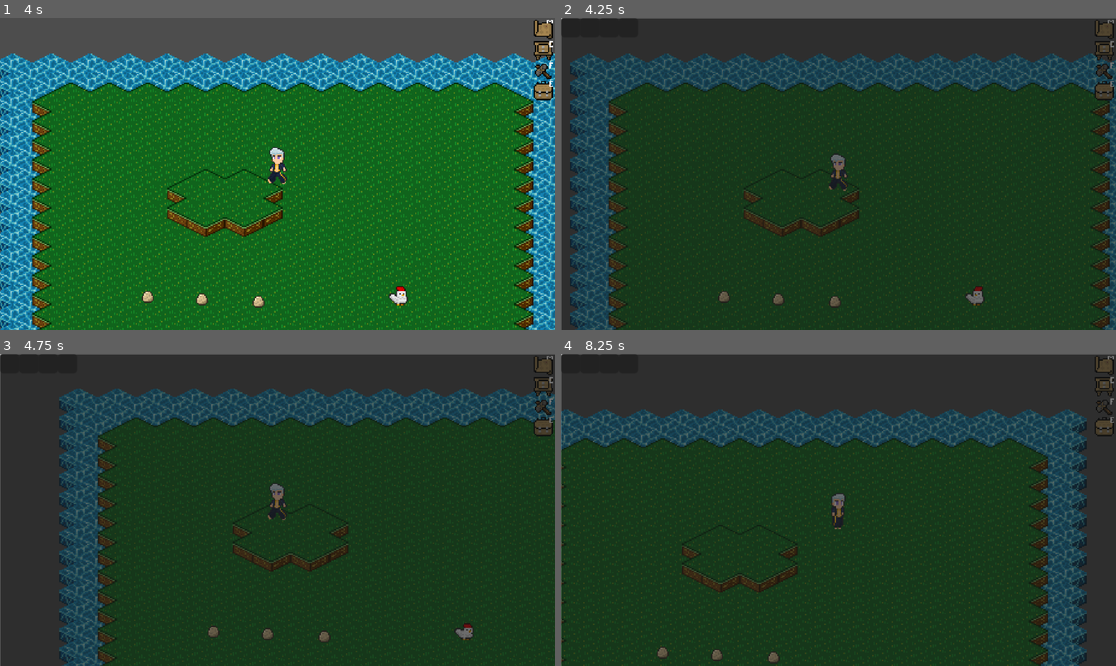
Above: before the commit, frames 1-4 (two rows, left to right).
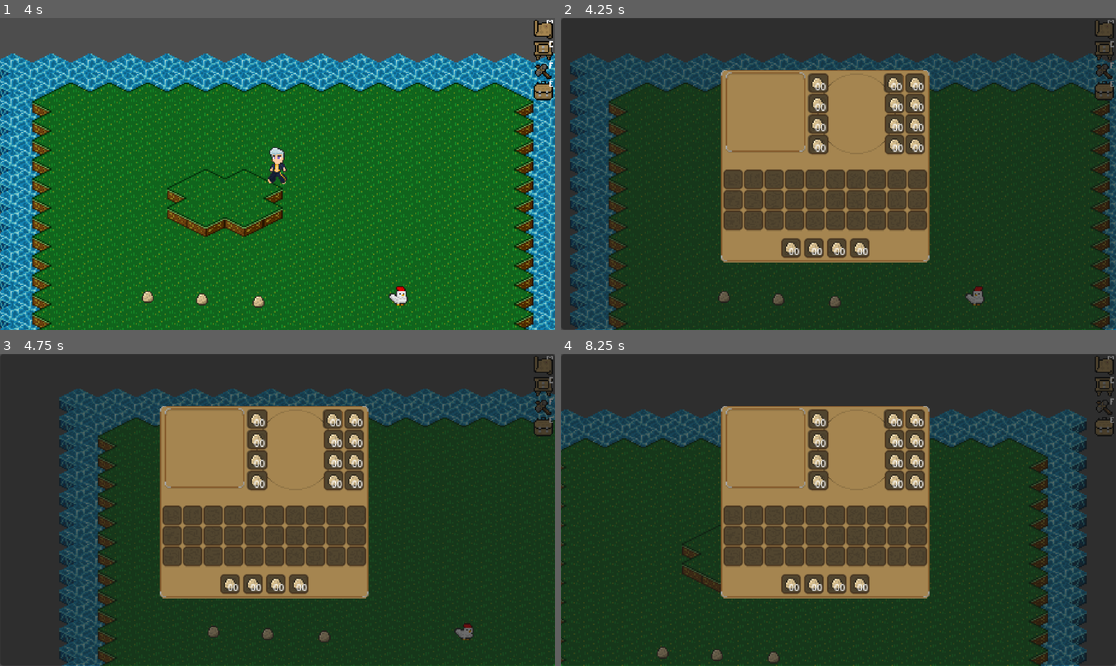
Above: after the commit, the same moments.

Repository: antth-Luca/godot-Celestia
Game: Godot game, scene res://components/levels/world.tscn
Two runs of this game, one before a commit and one after it. Both use one fixed random seed, a clock stepped at 60 frames per second and the inputs below.
Inputs:
- Up to frame 1 (4 s): tap Enter (ui_accept) at 0.5, 0.77, 1.52, 3.02, 3.77 s; hold Right (ui_right) 0.53-1.28 s; hold Down (ui_down) 1.28-2.03 s; hold Right (ui_right) 2.03-2.78 s; hold Up (ui_up) 2.78-3.53 s; hold Left (ui_left) from 3.53 s (still down)
- Up to frame 2 (4.25 s): keep holding Left (ui_left); tap E (ui_inventory) at 4.15 s
- Up to frame 3 (4.75 s): keep holding Left (ui_left); tap Enter (ui_accept) at 4.52 s
- Up to frame 4 (8.25 s): release Left (ui_left) at 5.03 s; hold Down (ui_down) 5.03-5.78 s; hold Right (ui_right) 5.78-6.53 s; tap Enter (ui_accept) at 6.02, 6.77, 7.52 s; hold Up (ui_up) 6.53-7.28 s; hold Right (ui_right) 7.28-8.03 s; hold Down (ui_down) from 8.03 s (still down)

Frame 1 is identical in both runs. In frame 2, 23% of the frame differs, in the area x 0-100%, y 0-100%; in frame 3, 23%; in frame 4, 23%.

Commit message:
UI do inventário: Ok!

Diff:
--- a/game/Celestia/components/entities/players/inventory/inventory.tscn
+++ /dev/null
@@ -1,32 +0,0 @@
-[gd_scene load_steps=3 format=3 uid="uid://bg80xl40o12ml"]
-
-[ext_resource type="Script" uid="uid://duag1ks07egki" path="res://components/entities/players/inventory/inventory.gd" id="1_fhsvu"]
-[ext_resource type="PackedScene" uid="uid://h11osunbmsip" path="res://components/entities/players/inventory/slot.tscn" id="2_nwxv2"]
-
-[node name="Inventory" type="ItemList"]
-visible = false
-anchors_preset = 15
-anchor_right = 1.0
-anchor_bottom = 1.0
-grow_horizontal = 2
-grow_vertical = 2
-scale = Vector2(2.5, 2.5)
-script = ExtResource("1_fhsvu")
-
-[node name="Slot1" parent="." instance=ExtResource("2_nwxv2")]
-layout_mode = 0
-
-[node name="Slot2" parent="." instance=ExtResource("2_nwxv2")]
-layout_mode = 0
-offset_left = 16.0
-offset_right = 32.0
-
-[node name="Slot3" parent="." instance=ExtResource("2_nwxv2")]
-layout_mode = 0
-offset_left = 32.0
-offset_right = 48.0
-
-[node name="Slot4" parent="." instance=ExtResource("2_nwxv2")]
-layout_mode = 0
-offset_left = 48.0
-offset_right = 64.0
--- a/game/Celestia/components/items/abstract_item.gd
+++ b/game/Celestia/components/items/abstract_item.gd
@@ -19,7 +19,7 @@
 		)
 		await follow_tween.finished
 		var data_item = DataRegister.ITEMS[item_id]
-		var is_add_item: bool = get_parent().find_child("Inventory").add_item_to_invent(
+		var is_add_item: bool = get_parent().find_child("BackpackSlots").add_item_to_invent(
 			BaseItem.new(
 				data_item.item_name,
 				data_item.icon_name,
--- a/game/Celestia/components/levels/world.tscn
+++ b/game/Celestia/components/levels/world.tscn
@@ -1,11 +1,10 @@
-[gd_scene load_steps=8 format=4 uid="uid://dnha7l542riug"]
+[gd_scene load_steps=7 format=4 uid="uid://dnha7l542riug"]
 
 [ext_resource type="PackedScene" uid="uid://5u1bok7ay85u" path="res://components/entities/players/player.tscn" id="1_i5x7m"]
 [ext_resource type="TileSet" uid="uid://c8kmts0lbhm6c" path="res://components/levels/water_tile_layer.tres" id="1_irhby"]
 [ext_resource type="TileSet" uid="uid://dgvgpoe2lbrqa" path="res://components/levels/land_tile_layer.tres" id="2_7obii"]
 [ext_resource type="PackedScene" uid="uid://b1lu1250qk75w" path="res://components/entities/animals/chicken.tscn" id="4_7obii"]
-[ext_resource type="PackedScene" uid="uid://bg80xl40o12ml" path="res://components/entities/players/inventory/inventory.tscn" id="5_ifgvi"]
-[ext_resource type="PackedScene" uid="uid://02ml4phlil6d" path="res://components/ui/HUD.tscn" id="6_xmg66"]
+[ext_resource type="PackedScene" uid="uid://lv768o4g6j4a" path="res://components/ui/ui.tscn" id="5_ifgvi"]
 [ext_resource type="PackedScene" uid="uid://ek4px0gc3xn3" path="res://components/items/abstract_item.tscn" id="7_xmg66"]
 
 [node name="World" type="Node2D"]
@@ -30,11 +29,7 @@
 WATER_LAYER_PATH = NodePath("../Water")
 LAND_LAYER_PATH = NodePath("../Land1")
 
-[node name="UI" type="CanvasLayer" parent="."]
-
-[node name="HUD" parent="UI" instance=ExtResource("6_xmg66")]
-
-[node name="Inventory" parent="UI" instance=ExtResource("5_ifgvi")]
+[node name="UI" parent="." instance=ExtResource("5_ifgvi")]
 
 [node name="AbstractItem1" parent="." instance=ExtResource("7_xmg66")]
 position = Vector2(-112, 66)
--- /dev/null
+++ b/game/Celestia/components/ui/full_inventory.tscn
@@ -0,0 +1,381 @@
+[gd_scene load_steps=4 format=3 uid="uid://dkwwfpeltlwt4"]
+
+[ext_resource type="Texture2D" uid="uid://dqp7mtap7wh1y" path="res://assets/ui/all_inventory.png" id="1_eqb5n"]
+[ext_resource type="PackedScene" uid="uid://h11osunbmsip" path="res://components/ui/slot.tscn" id="2_rt0bc"]
+[ext_resource type="Script" uid="uid://duag1ks07egki" path="res://components/ui/inventory_manager.gd" id="3_w4lmk"]
+
+[node name="FullInventory" type="Panel"]
+visible = false
+anchors_preset = 15
+anchor_right = 1.0
+anchor_bottom = 1.0
+offset_right = -691.0
+offset_bottom = -389.0
+grow_horizontal = 2
+grow_vertical = 2
+scale = Vector2(2.5, 2.5)
+size_flags_horizontal = 4
+size_flags_vertical = 4
+
+[node name="Sprite" type="Sprite2D" parent="."]
+position = Vector2(219.4, 123.2)
+texture = ExtResource("1_eqb5n")
+
+[node name="EquipSlots" type="Control" parent="."]
+layout_mode = 1
+anchors_preset = 15
+anchor_right = 1.0
+anchor_bottom = 1.0
+offset_left = 132.4
+offset_top = 43.2
+offset_right = 132.4
+offset_bottom = 43.2
+grow_horizontal = 2
+grow_vertical = 2
+
+[node name="HeadSlot" parent="EquipSlots" instance=ExtResource("2_rt0bc")]
+layout_mode = 2
+offset_left = 73.0
+offset_top = 3.0
+offset_right = 90.0
+offset_bottom = 19.0
+
+[node name="ChestSlot" parent="EquipSlots" instance=ExtResource("2_rt0bc")]
+layout_mode = 2
+offset_left = 73.0
+offset_top = 20.0
+offset_right = 90.0
+offset_bottom = 36.0
+
+[node name="LegSlot" parent="EquipSlots" instance=ExtResource("2_rt0bc")]
+layout_mode = 2
+offset_left = 73.0
+offset_top = 37.0
+offset_right = 90.0
+offset_bottom = 53.0
+
+[node name="FootSlot" parent="EquipSlots" instance=ExtResource("2_rt0bc")]
+layout_mode = 2
+offset_left = 73.0
+offset_top = 54.0
+offset_right = 90.0
+offset_bottom = 70.0
+
+[node name="AmmoSlots" type="Control" parent="."]
+anchors_preset = 0
+offset_left = 132.4
+offset_top = 43.2
+offset_right = 172.4
+offset_bottom = 83.2
+metadata/_edit_use_anchors_ = true
+
+[node name="Slot1" parent="AmmoSlots" instance=ExtResource("2_rt0bc")]
+layout_mode = 2
+offset_left = 136.0
+offset_top = 3.0
+offset_right = 152.0
+offset_bottom = 19.0
+
+[node name="Slot2" parent="AmmoSlots" instance=ExtResource("2_rt0bc")]
+layout_mode = 2
+offset_left = 154.0
+offset_top = 3.0
+offset_right = 170.0
+offset_bottom = 19.0
+
+[node name="Slot3" parent="AmmoSlots" instance=ExtResource("2_rt0bc")]
+layout_mode = 2
+offset_left = 137.0
+offset_top = 20.0
+offset_right = 153.0
+offset_bottom = 36.0
+
+[node name="Slot4" parent="AmmoSlots" instance=ExtResource("2_rt0bc")]
+layout_mode = 2
+offset_left = 154.0
+offset_top = 20.0
+offset_right = 170.0
+offset_bottom = 36.0
+
+[node name="Slot5" parent="AmmoSlots" instance=ExtResource("2_rt0bc")]
+layout_mode = 2
+offset_left = 137.0
+offset_top = 37.0
+offset_right = 153.0
+offset_bottom = 53.0
+
+[node name="Slot6" parent="AmmoSlots" instance=ExtResource("2_rt0bc")]
+layout_mode = 2
+offset_left = 154.0
+offset_top = 37.0
+offset_right = 170.0
+offset_bottom = 53.0
+
+[node name="Slot7" parent="AmmoSlots" instance=ExtResource("2_rt0bc")]
+layout_mode = 2
+offset_left = 137.0
+offset_top = 54.0
+offset_right = 153.0
+offset_bottom = 70.0
+
+[node name="Slot8" parent="AmmoSlots" instance=ExtResource("2_rt0bc")]
+layout_mode = 2
+offset_left = 154.0
+offset_top = 54.0
+offset_right = 170.0
+offset_bottom = 70.0
+
+[node name="BackpackSlots" type="Control" parent="."]
+anchors_preset = 0
+offset_left = 132.4
+offset_top = 43.2
+offset_right = 172.4
+offset_bottom = 83.2
+script = ExtResource("3_w4lmk")
+metadata/_edit_use_anchors_ = true
+
+[node name="Slot1" parent="BackpackSlots" instance=ExtResource("2_rt0bc")]
+layout_mode = 2
+offset_left = 3.0
+offset_top = 83.0
+offset_right = 19.0
+offset_bottom = 99.0
+
+[node name="Slot2" parent="BackpackSlots" instance=ExtResource("2_rt0bc")]
+layout_mode = 2
+offset_left = 20.0
+offset_top = 83.0
+offset_right = 36.0
+offset_bottom = 99.0
+
+[node name="Slot3" parent="BackpackSlots" instance=ExtResource("2_rt0bc")]
+layout_mode = 2
+offset_left = 37.0
+offset_top = 83.0
+offset_right = 53.0
+offset_bottom = 99.0
+
+[node name="Slot4" parent="BackpackSlots" instance=ExtResource("2_rt0bc")]
+layout_mode = 2
+offset_left = 54.0
+offset_top = 83.0
+offset_right = 70.0
+offset_bottom = 99.0
+
+[node name="Slot5" parent="BackpackSlots" instance=ExtResource("2_rt0bc")]
+layout_mode = 2
+offset_left = 71.0
+offset_top = 83.0
+offset_right = 87.0
+offset_bottom = 99.0
+
+[node name="Slot6" parent="BackpackSlots" instance=ExtResource("2_rt0bc")]
+layout_mode = 2
+offset_left = 88.0
+offset_top = 83.0
+offset_right = 104.0
+offset_bottom = 99.0
+
+[node name="Slot7" parent="BackpackSlots" instance=ExtResource("2_rt0bc")]
+layout_mode = 2
+offset_left = 105.0
+offset_top = 83.0
+offset_right = 121.0
+offset_bottom = 99.0
+
+[node name="Slot8" parent="BackpackSlots" instance=ExtResource("2_rt0bc")]
+layout_mode = 2
+offset_left = 122.0
+offset_top = 83.0
+offset_right = 138.0
+offset_bottom = 99.0
+
+[node name="Slot9" parent="BackpackSlots" instance=ExtResource("2_rt0bc")]
+layout_mode = 2
+offset_left = 139.0
+offset_top = 83.0
+offset_right = 155.0
+offset_bottom = 99.0
+
+[node name="Slot10" parent="BackpackSlots" instance=ExtResource("2_rt0bc")]
+layout_mode = 2
+offset_left = 156.0
+offset_top = 83.0
+offset_right = 172.0
+offset_bottom = 99.0
+
+[node name="Slot11" parent="BackpackSlots" instance=ExtResource("2_rt0bc")]
+layout_mode = 2
+offset_left = 3.0
+offset_top = 100.0
+offset_right = 19.0
+offset_bottom = 116.0
+
+[node name="Slot12" parent="BackpackSlots" instance=ExtResource("2_rt0bc")]
+layout_mode = 2
+offset_left = 20.0
+offset_top = 100.0
+offset_right = 36.0
+offset_bottom = 116.0
+
+[node name="Slot13" parent="BackpackSlots" instance=ExtResource("2_rt0bc")]
+layout_mode = 2
+offset_left = 37.0
+offset_top = 100.0
+offset_right = 53.0
+offset_bottom = 116.0
+
+[node name="Slot14" parent="BackpackSlots" instance=ExtResource("2_rt0bc")]
+layout_mode = 2
+offset_left = 54.0
+offset_top = 100.0
+offset_right = 70.0
+offset_bottom = 116.0
+
+[node name="Slot15" parent="BackpackSlots" instance=ExtResource("2_rt0bc")]
+layout_mode = 2
+offset_left = 71.0
+offset_top = 100.0
+offset_right = 87.0
+offset_bottom = 116.0
+
+[node name="Slot16" parent="BackpackSlots" instance=ExtResource("2_rt0bc")]
+layout_mode = 2
+offset_left = 88.0
+offset_top = 100.0
+offset_right = 104.0
+offset_bottom = 116.0
+
+[node name="Slot17" parent="BackpackSlots" instance=ExtResource("2_rt0bc")]
+layout_mode = 2
+offset_left = 105.0
+offset_top = 100.0
+offset_right = 121.0
+offset_bottom = 116.0
+
+[node name="Slot18" parent="BackpackSlots" instance=ExtResource("2_rt0bc")]
+layout_mode = 2
+offset_left = 122.0
+offset_top = 100.0
+offset_right = 138.0
+offset_bottom = 116.0
+
+[node name="Slot19" parent="BackpackSlots" instance=ExtResource("2_rt0bc")]
+layout_mode = 2
+offset_left = 139.0
+offset_top = 100.0
+offset_right = 155.0
+offset_bottom = 116.0
+
+[node name="Slot20" parent="BackpackSlots" instance=ExtResource("2_rt0bc")]
+layout_mode = 2
+offset_left = 156.0
+offset_top = 100.0
+offset_right = 172.0
+offset_bottom = 116.0
+
+[node name="Slot21" parent="BackpackSlots" instance=ExtResource("2_rt0bc")]
+layout_mode = 2
+offset_left = 3.0
+offset_top = 117.0
+offset_right = 19.0
+offset_bottom = 133.0
+
+[node name="Slot22" parent="BackpackSlots" instance=ExtResource("2_rt0bc")]
+layout_mode = 2
+offset_left = 20.0
+offset_top = 117.0
+offset_right = 36.0
+offset_bottom = 133.0
+
+[node name="Slot23" parent="BackpackSlots" instance=ExtResource("2_rt0bc")]
+layout_mode = 2
+offset_left = 37.0
+offset_top = 117.0
+offset_right = 53.0
+offset_bottom = 133.0
+
+[node name="Slot24" parent="BackpackSlots" instance=ExtResource("2_rt0bc")]
+layout_mode = 2
+offset_left = 54.0
+offset_top = 117.0
+offset_right = 70.0
+offset_bottom = 133.0
+
+[node name="Slot25" parent="BackpackSlots" instance=ExtResource("2_rt0bc")]
+layout_mode = 2
+offset_left = 71.0
+offset_top = 117.0
+offset_right = 87.0
+offset_bottom = 133.0
+
+[node name="Slot26" parent="BackpackSlots" instance=ExtResource("2_rt0bc")]
+layout_mode = 2
+offset_left = 88.0
+offset_top = 117.0
+offset_right = 104.0
+offset_bottom = 133.0
+
+[node name="Slot27" parent="BackpackSlots" instance=ExtResource("2_rt0bc")]
+layout_mode = 2
+offset_left = 105.0
+offset_top = 117.0
+offset_right = 121.0
+offset_bottom = 133.0
+
+[node name="Slot28" parent="BackpackSlots" instance=ExtResource("2_rt0bc")]
+layout_mode = 2
+offset_left = 122.0
+offset_top = 117.0
+offset_right = 138.0
+offset_bottom = 133.0
+
+[node name="Slot29" parent="BackpackSlots" instance=ExtResource("2_rt0bc")]
+layout_mode = 2
+offset_left = 139.0
+offset_top = 117.0
+offset_right = 155.0
+offset_bottom = 133.0
+
+[node name="Slot30" parent="BackpackSlots" instance=ExtResource("2_rt0bc")]
+layout_mode = 2
+offset_left = 156.0
+offset_top = 117.0
+offset_right = 172.0
+offset_bottom = 133.0
+
+[node name="PocketSlots" type="Control" parent="."]
+anchors_preset = 0
+offset_left = 132.4
+offset_top = 43.2
+offset_right = 172.4
+offset_bottom = 83.2
+metadata/_edit_use_anchors_ = true
+
+[node name="Slot1" parent="PocketSlots" instance=ExtResource("2_rt0bc")]
+layout_mode = 2
+offset_left = 51.0
+offset_top = 140.0
+offset_right = 67.0
+offset_bottom = 156.0
+
+[node name="Slot2" parent="PocketSlots" instance=ExtResource("2_rt0bc")]
+layout_mode = 2
+offset_left = 70.0
+offset_top = 140.0
+offset_right = 86.0
+offset_bottom = 156.0
+
+[node name="Slot3" parent="PocketSlots" instance=ExtResource("2_rt0bc")]
+layout_mode = 2
+offset_left = 89.0
+offset_top = 140.0
+offset_right = 105.0
+offset_bottom = 156.0
+
+[node name="Slot4" parent="PocketSlots" instance=ExtResource("2_rt0bc")]
+layout_mode = 2
+offset_left = 108.0
+offset_top = 140.0
+offset_right = 124.0
+offset_bottom = 156.0
--- a/game/Celestia/components/entities/players/inventory/inventory.gd
+++ b/game/Celestia/components/ui/inventory_manager.gd
@@ -1,4 +1,4 @@
-extends ItemList
+extends Control
 
 var main_inventory = []
 
@@ -73,11 +73,3 @@
 	if amount < 1: return
 	main_inventory[index].amount -= amount
 	update_inventory()
-
-
-func _input(event):
-	if event.is_action_pressed("ui_inventory"):
-		visible = !visible
-		if visible:
-			grab_focus()
-			select(0)
--- a/game/Celestia/components/entities/players/inventory/slot.tscn
+++ b/game/Celestia/components/ui/slot.tscn
@@ -3,6 +3,7 @@
 [ext_resource type="Texture2D" uid="uid://d00d1uuo2ppbd" path="res://assets/textures/items/chicken_egg.png" id="1_sry1y"]
 
 [node name="Slot" type="Panel"]
+custom_minimum_size = Vector2(16, 16)
 offset_right = 16.0
 offset_bottom = 16.0
 
--- /dev/null
+++ b/game/Celestia/components/ui/ui.tscn
@@ -0,0 +1,12 @@
+[gd_scene load_steps=4 format=3 uid="uid://lv768o4g6j4a"]
+
+[ext_resource type="Script" uid="uid://uhgx8f18recr" path="res://components/ui/ui_control.gd" id="1_voclx"]
+[ext_resource type="PackedScene" uid="uid://02ml4phlil6d" path="res://components/ui/hud.tscn" id="2_vtyio"]
+[ext_resource type="PackedScene" uid="uid://dkwwfpeltlwt4" path="res://components/ui/full_inventory.tscn" id="3_j5osi"]
+
+[node name="UI" type="CanvasLayer"]
+script = ExtResource("1_voclx")
+
+[node name="HUD" parent="." instance=ExtResource("2_vtyio")]
+
+[node name="FullInventory" parent="." instance=ExtResource("3_j5osi")]
--- /dev/null
+++ b/game/Celestia/components/ui/ui_control.gd
@@ -0,0 +1,7 @@
+extends CanvasLayer
+
+
+func _input(event):
+	if event.is_action_pressed("ui_inventory"):
+		var inventory = $FullInventory
+		inventory.visible = !inventory.visible
Binary file added: game/Celestia/assets/ui/all_inventory.png
Not shown, added: game/Celestia/assets/ui/all_inventory.png.import
Renamed: game/Celestia/components/entities/players/inventory/inventory.gd.uid -> game/Celestia/components/ui/inventory_manager.gd.uid
Not shown, added: game/Celestia/components/ui/ui_control.gd.uid
